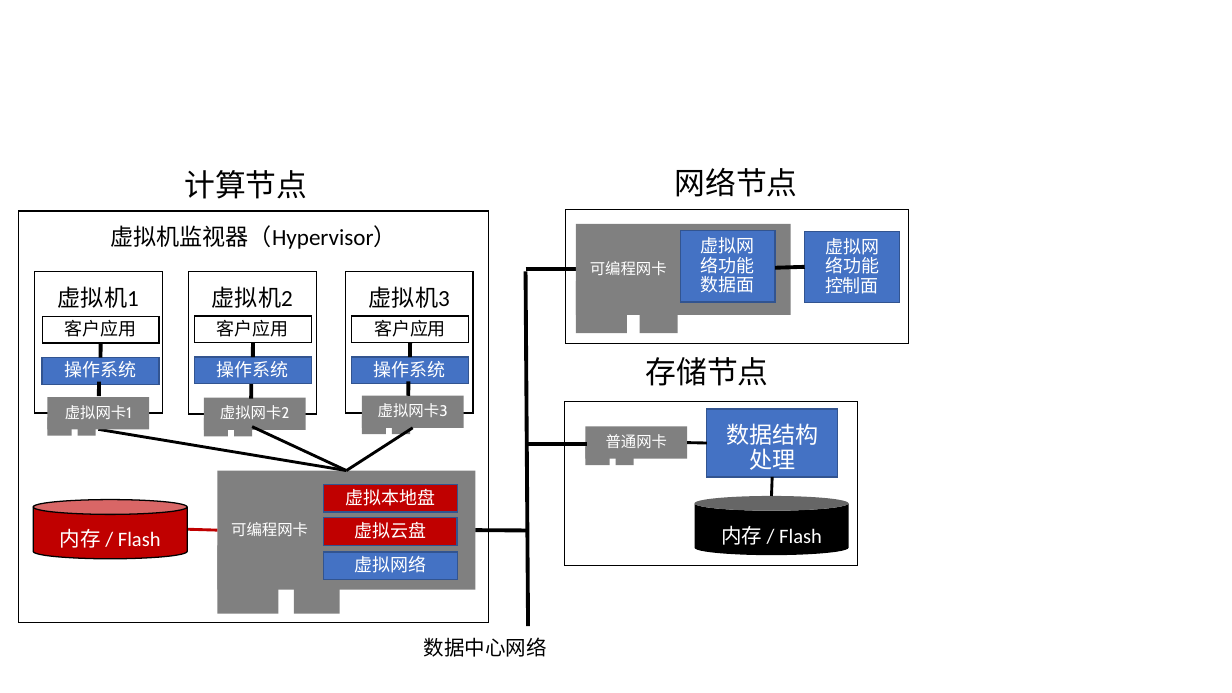
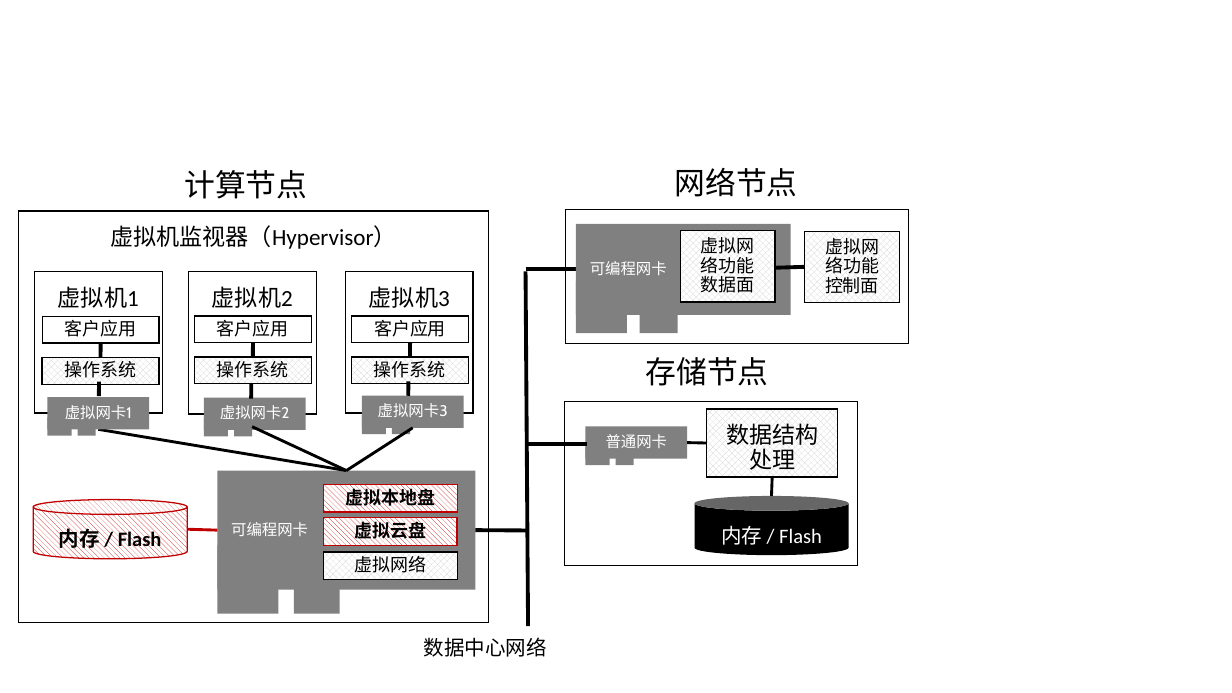
Before and after one commit to bojieli/thesis, a slide deck: slide 1 of figures/virt_storage.pptx. Drawn at 1232x693 pixels with LibreOffice and Linux fonts; fonts in the diff are those of the drawing. Boxes give left, top, right and bottom in pixels: in the first picture for what was removed or moved away, otherwise in the second. Text is boxed around its words. In the diff, an @@ line names an element or a change of style, - is before the commit and + after.

```diff
--- a/figures/virt_storage.pptx
+++ b/figures/virt_storage.pptx
@@ text colour #FFFFFF to #000000; fill #4472C4 to pattern #D0CECE on #FFFFFF; outline #325491 1 pt to #000000 1 pt in 7 elements at (x1=323, y1=552, x2=457, y2=579), (x1=681, y1=231, x2=775, y2=302), (x1=805, y1=231, x2=899, y2=302), (x1=43, y1=358, x2=160, y2=384), (x1=194, y1=358, x2=311, y2=384), (x1=351, y1=358, x2=469, y2=384), (x1=707, y1=409, x2=838, y2=477) @@
@@ cylinder "内存 / Flash" at (x1=33, y1=500, x2=188, y2=559): text colour #FFFFFF to #000000, bold on; fill #C00000 to pattern #C00000 on #FFFFFF; outline #000000 1 pt to #C00000 1 pt @@
@@ rectangle "虚拟本地盘" at (x1=323, y1=484, x2=457, y2=512): text colour #FFFFFF to #000000, bold on; fill #C00000 to pattern #C00000 on #FFFFFF; outline #325491 1 pt to #C00000 1 pt @@
@@ rectangle "虚拟云盘" at (x1=323, y1=518, x2=457, y2=545): text colour #FFFFFF to #000000, bold on; fill #C00000 to pattern #C00000 on #FFFFFF; outline #325491 1 pt to #C00000 1 pt @@
```
Also in this commit, not shown: 7 other files.
